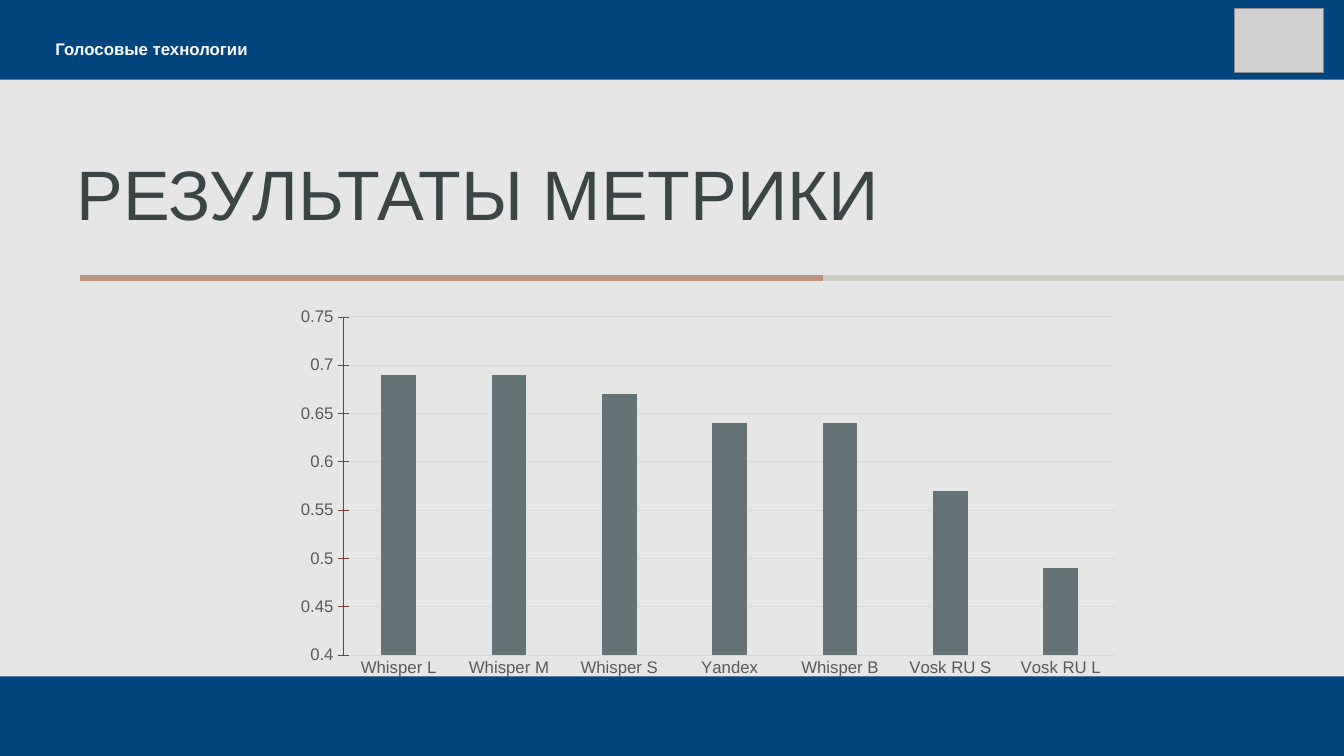
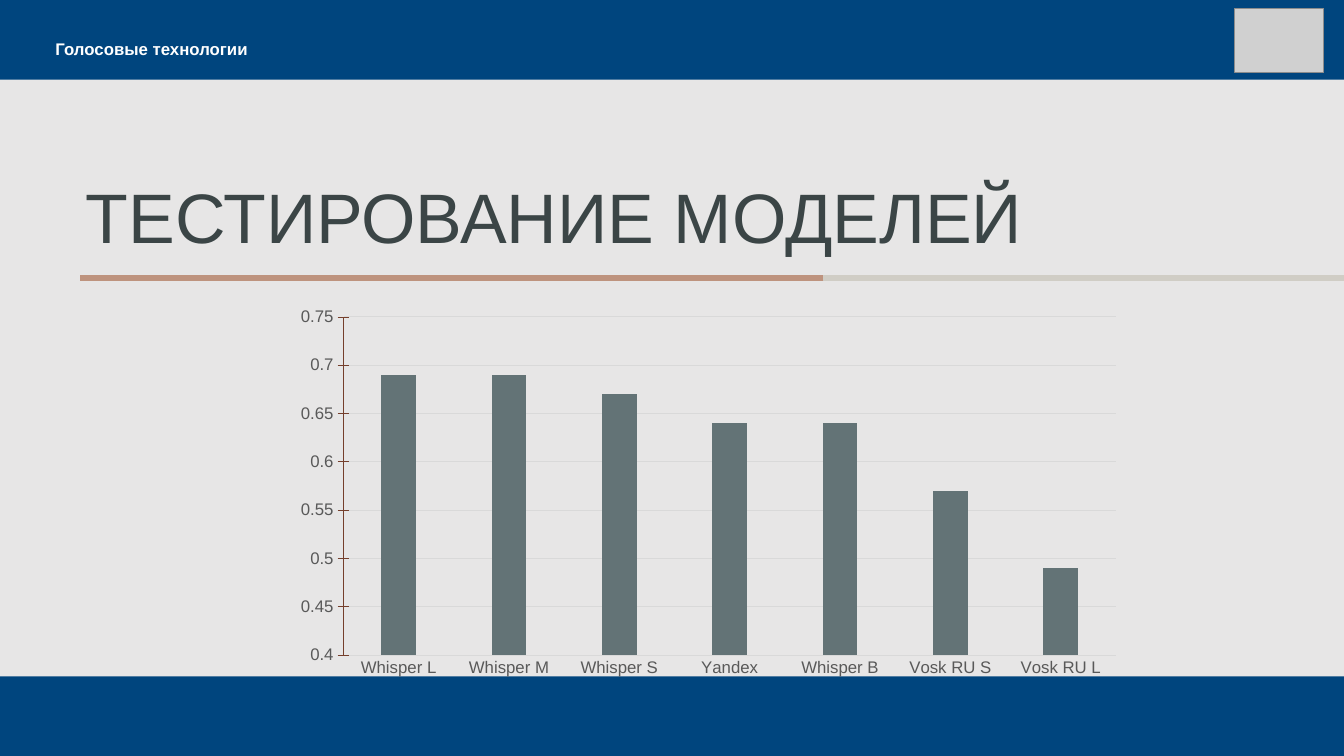
Before and after one commit to dmitrii-naumenko/Pet_SST_NLP, a slide deck: slide 7 of Презентация.pptx. Drawn at 1344x756 pixels with LibreOffice and Linux fonts; fonts in the diff are those of the drawing; grey boxes stand for pictures. Boxes give left, top, right and bottom in pixels: in the first picture for what was removed or moved away, otherwise in the second. Text is boxed around its words. In the diff, an @@ line names an element or a change of style, - is before the commit and + after.

```diff
--- a/Презентация.pptx
+++ b/Презентация.pptx
@@ title at <box>86,187,1022,256</box>: text changed @@
-РЕЗУЛЬТАТЫ МЕТРИКИ
+ТЕСТИРОВАНИЕ МОДЕЛЕЙ
```
Also in this commit, not shown: 3 other slides changed.
